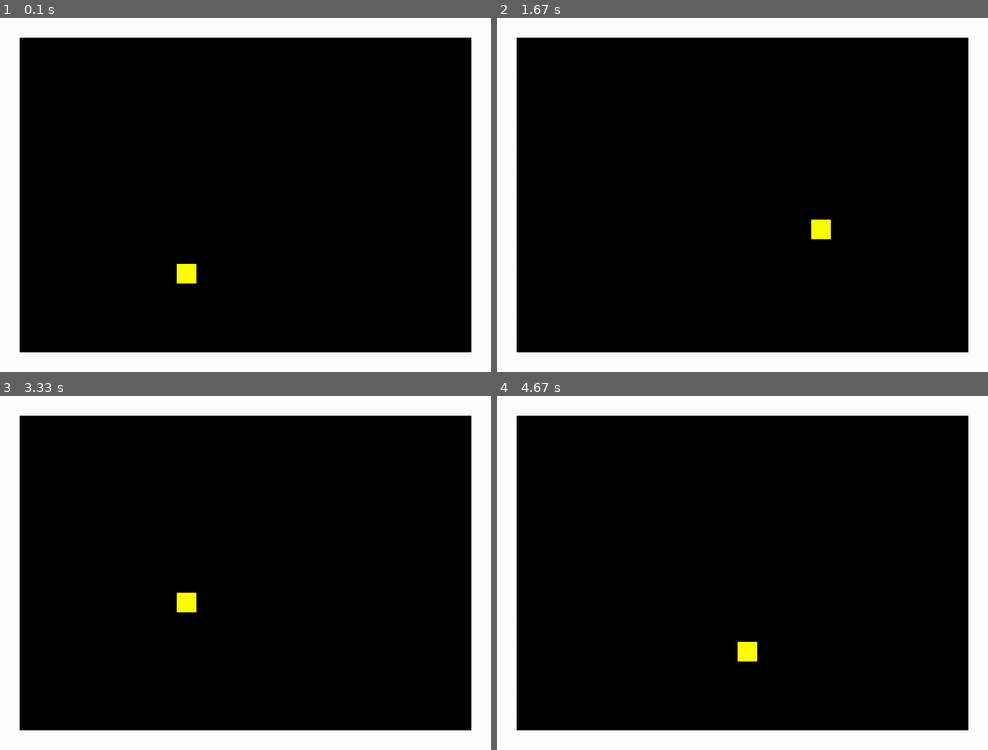
Above: before the commit, frames 1-4 (two rows, left to right).
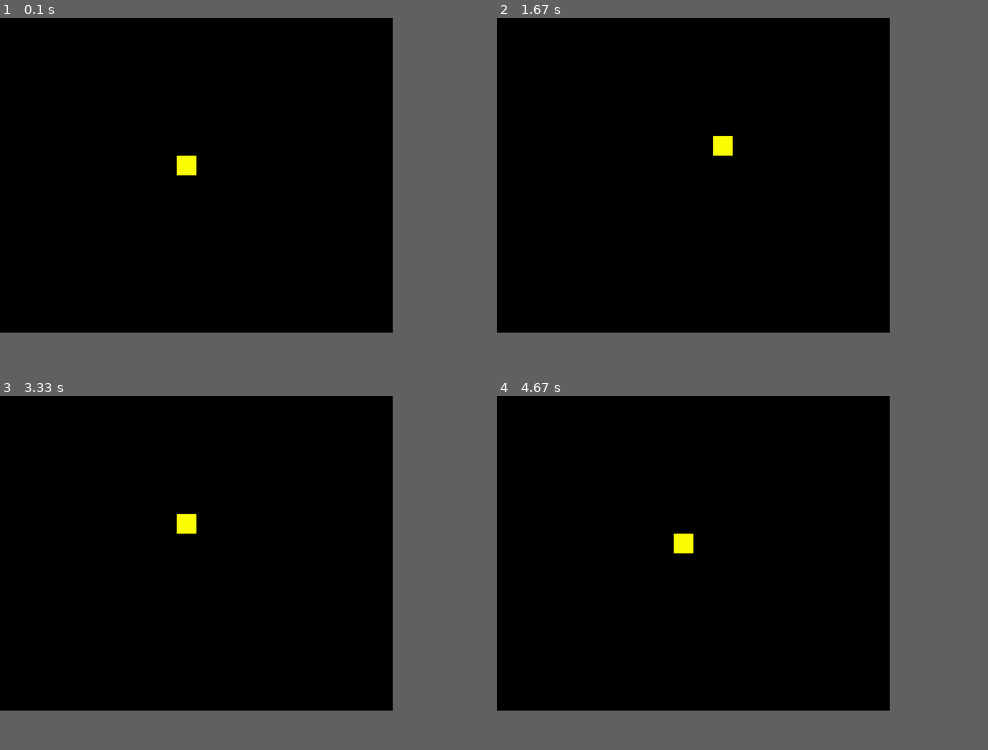
Above: after the commit, the same moments.

Repository: bhornby/Hornby-Classwork
Game: pygame game, started from python/Mini Project/Mini proj.py
Two runs of this game, one before a commit and one after it. Both use one fixed random seed, a clock stepped at 60 frames per second and the inputs below.
Inputs:
- Up to frame 1 (0.1 s): no input
- Up to frame 2 (1.67 s): hold Right 0.33-0.8 s; hold Up 0.83-1.13 s; hold Right 1.17-1.63 s
- Up to frame 3 (3.33 s): hold Left 1.67-2.2 s; hold Down 2.23-2.53 s; hold Left 2.57-2.97 s; hold Up from 3 s (still down)
- Up to frame 4 (4.67 s): release Up at 3.37 s; hold Right 3.4-4.03 s; hold Down 4.07-4.43 s; hold Left from 4.47 s (still down)
In our replay, the window is 900x648 before the commit and 720x576 after it. These sizes can differ from the game's own. Grey fills any space a smaller window leaves; there, only what the larger window draws over its background counts as a difference.

The runs differ from the first frame. In frame 1, 19% of the frame differs, in the area x 0-100%, y 0-100%; in frame 2, 19%; in frame 3, 19%; in frame 4, 19%.

Commit message:
fixed position bug as can now go up to edge of walls

Diff:
--- a/python/Mini Project/Mini proj.py
+++ b/python/Mini Project/Mini proj.py
@@ -8,8 +8,9 @@
 BLUE = (0,0,225)
 YELLOW = (255,255,0)
 
+block_size = 40
 #black screen
-size = (1000,720)
+size = (20 * block_size,16 * block_size)
 
 screen = pygame.display.set_mode(size)
 
@@ -34,8 +35,8 @@
 
         #set position of player
         self.rect = self.image.get_rect()
-        self.rect.x = 360
-        self.rect.y = 500
+        self.rect.x = screen.get_width()//2 - self.image.get_width()
+        self.rect.y = screen.get_height()//2 - self.image.get_height()
 
         self.old_x =  self.rect.x
         self.old_y = self.rect.y
@@ -45,12 +46,19 @@
         self.rect.x = self.rect.x + self.speed_x
         self.rect.y = self.rect.y + self.speed_y
 
-        wall_hit_list = pygame.sprite.spritecollide(my_player, wall_group, False)
-        for x in wall_hit_list:
+        if self.rect.x > screen.get_width() - self.image.get_width():
             self.rect.x =  self.old_x
+        elif self.rect.x < 0:
+            self.rect.x =  self.old_x
+        #end if
+        if self.rect.y > screen.get_height() - self.image.get_height():
             self.rect.y =  self.old_y
-            self.speed_x = 0
-            self.speed_y = 0
+        elif self.rect.y < 0:
+            self.rect.y =  self.old_y
+        #end if
+
+        self.speed_x = 0
+        self.speed_y = 0
 
         self.old_y = self.rect.y
         self.old_x = self.rect.x
@@ -58,17 +66,6 @@
     def player_set_speed(self,x,y):
         self.speed_x = x
         self.speed_y = y
-
-class Wall(pygame.sprite.Sprite):
-    def __init__(self,colour,width,height,x,y):
-        super().__init__()
-        self.image = pygame.Surface([width,height])
-        self.image.fill(colour)
-        self.rect = self.image.get_rect()
-        self.rect.x = x
-        self.rect.y = y
-    #end procedure
-#end class
 
 class Car(pygame.sprite.Sprite):
     def __init__(self,colour,width,height,x,y):
@@ -82,28 +79,6 @@
 #end class
 
 
-
-map = [
-       [1,1,1,1,1,1,1,1,1,1,1,1,1,1,1,1,1,1,1,1,1,1,1,1,1],
-       [1,0,0,0,0,0,0,0,0,0,0,0,0,0,0,0,0,0,0,0,0,0,0,2,1],
-       [1,0,0,0,0,0,0,0,0,0,0,0,0,0,0,0,0,0,0,0,0,0,0,2,1],
-       [1,0,0,0,0,0,0,0,0,0,0,0,0,0,0,0,0,0,0,0,0,0,0,0,1],
-       [1,0,0,0,0,0,0,0,0,0,0,0,0,0,0,0,0,0,0,0,0,0,0,2,1],
-       [1,0,0,0,0,0,0,0,0,0,0,0,0,0,0,0,0,0,0,0,0,0,0,2,1],
-       [1,0,0,0,0,0,0,0,0,0,0,0,0,0,0,0,0,0,0,0,0,0,0,2,1],
-       [1,0,0,0,0,0,0,0,0,0,0,0,0,0,0,0,0,0,0,0,0,0,0,0,1],
-       [1,0,0,0,0,0,0,0,0,0,0,0,0,0,0,0,0,0,0,0,0,0,0,2,1],
-       [1,0,0,0,0,0,0,0,0,0,0,0,0,0,0,0,0,0,0,0,0,0,0,0,1],
-       [1,0,0,0,0,0,0,0,0,0,0,0,0,0,0,0,0,0,0,0,0,0,0,0,1],
-       [1,0,0,0,0,0,0,0,0,0,0,0,0,0,0,0,0,0,0,0,0,0,0,0,1],
-       [1,0,0,0,0,0,0,0,0,0,0,0,0,0,0,0,0,0,0,0,0,0,0,2,1],
-       [1,0,0,0,0,0,0,0,0,0,0,0,0,0,0,0,0,0,0,0,0,0,0,0,1],
-       [1,0,0,0,0,0,0,0,0,0,0,0,0,0,0,0,0,0,0,0,0,0,0,2,1],
-       [1,0,0,0,0,0,0,0,0,0,0,0,0,0,0,0,0,0,0,0,0,0,0,2,1],
-       [1,0,0,0,0,0,0,0,0,0,0,0,0,0,0,0,0,0,0,0,0,0,0,0,1],
-       [1,1,1,1,1,1,1,1,1,1,1,1,1,1,1,1,1,1,1,1,1,1,1,1,1],
-    ]
-
 all_sprite_group = pygame.sprite.Group()
 
 my_player = Player(YELLOW,40,40,5)
@@ -112,33 +87,19 @@
 wall_group = pygame.sprite.Group()
 car_group = pygame.sprite.Group()
 
-x = 0
-y = 0
+car_spawn_list = []
+
+'''my_car = Car(RED,40,40,x,y)
+all_sprite_group.add(my_car)
+car_group.add(my_car)'''
 
 
-for row in map:
-    for column in row:
-        if column == 1:
-            my_wall = Wall(WHITE,40,40,x,y)
-            all_sprite_group.add(my_wall)
-            wall_group.add(my_wall)
-        x = x + 40
-        #end if
-    #next column
-    x = 0
-    y = y + 40
+
+
+
+
 #next row
 
-for row in map:
-    for column in row:
-        if column == 2:
-            my_car = Car(RED,40,40,x,y)
-            all_sprite_group.add(my_car)
-            car_group.add(my_car)
-        x = x + 40
-    #next column
-    x = 0
-    y = y + 40
 
 pygame.init()
 #game loop
@@ -150,13 +111,13 @@
 
         elif event.type == pygame.KEYDOWN:
             if event.key == pygame.K_LEFT:#if left key is pressed
-                my_player.player_set_speed(-5,0)
+                my_player.player_set_speed(-40,0)
             elif event.key == pygame.K_RIGHT:
-                my_player.player_set_speed(5,0)
+                my_player.player_set_speed(40,0)
             elif event.key == pygame.K_UP:
-                my_player.player_set_speed(0,-5)
+                my_player.player_set_speed(0,-40)
             elif event.key == pygame.K_DOWN:
-                my_player.player_set_speed(0,5)
+                my_player.player_set_speed(0,40)
 
         elif event.type == pygame.KEYUP:
             if event.key == pygame.K_RIGHT or event.key == pygame.K_LEFT or event.key == pygame.K_UP or event.key == pygame.K_DOWN:
